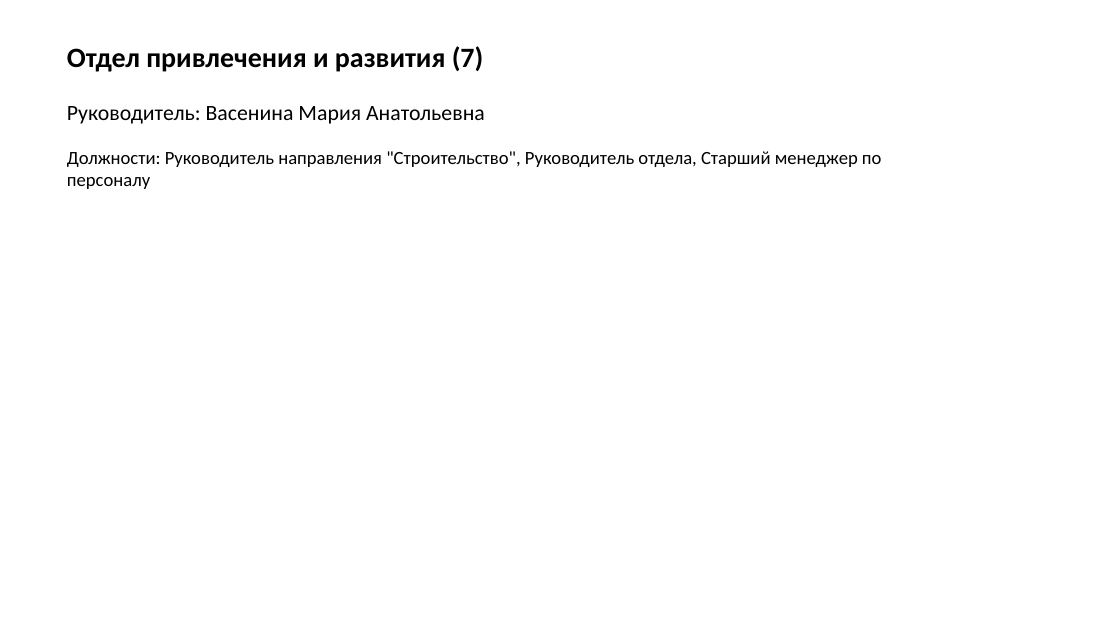
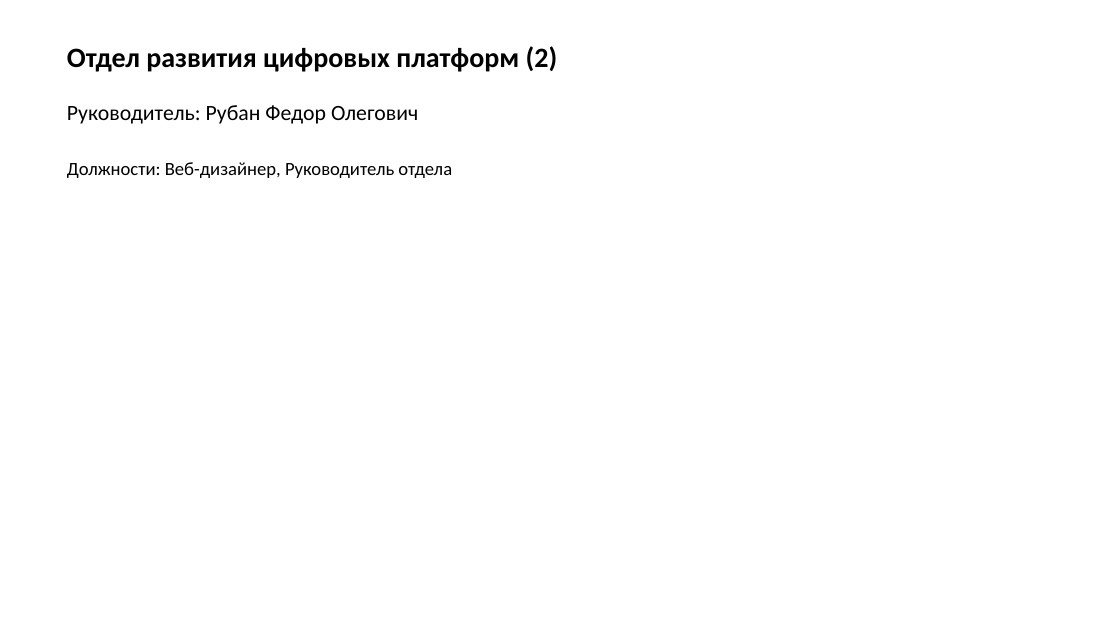
Before and after one commit to alekseivshaposhnikov-ship-it/OrgStructure, a slide deck: slide 7 of OrgStructure.pptx (slide 5 before the commit). Drawn at 1120x630 pixels with LibreOffice and Linux fonts; fonts in the diff are those of the drawing. Boxes give left, top, right and bottom in pixels: in the first picture for what was removed or moved away, otherwise in the second. Text is boxed around its words. In the diff, an @@ line names an element or a change of style, - is before the commit and + after.

```diff
--- a/OrgStructure.pptx
+++ b/OrgStructure.pptx
@@ text at box(67, 46, 558, 72): text changed @@
-Отдел привлечения и развития (7)
+Отдел развития цифровых платформ (2)
@@ text at box(67, 105, 418, 124): text changed @@
-Руководитель: Васенина Мария Анатольевна
+Руководитель: Рубан Федор Олегович
@@ text at box(67, 162, 452, 178): text changed @@
-Должности: Руководитель направления "Строительство", Руководитель отдела, Старший менеджер по персоналу
+Должности: Веб-дизайнер, Руководитель отдела
```
Also in this commit, not shown: 3 other slides changed, 4 slides added, 1 slide removed, 3 other files.
